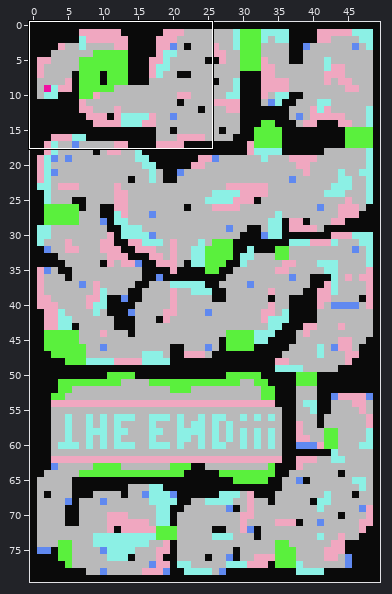
Tiled map -- Assets/maps/map1.tmx. Above: a wide view before the commit, with the close-up outlined.
Close-up. Before the commit:
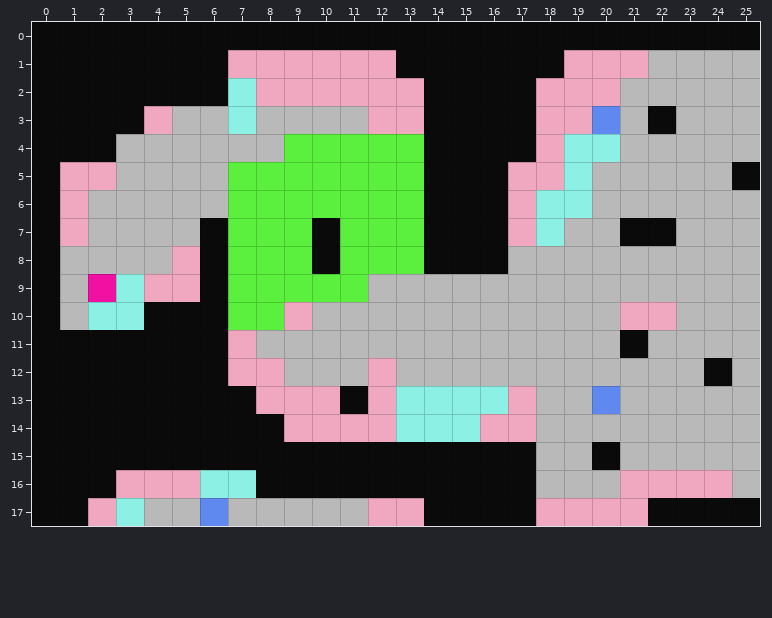
Cells are 32x32 px. Shown: x 0..25, y 0..17. The commit also changed other parts of the map, which this record leaves out.
The same view after the edit:
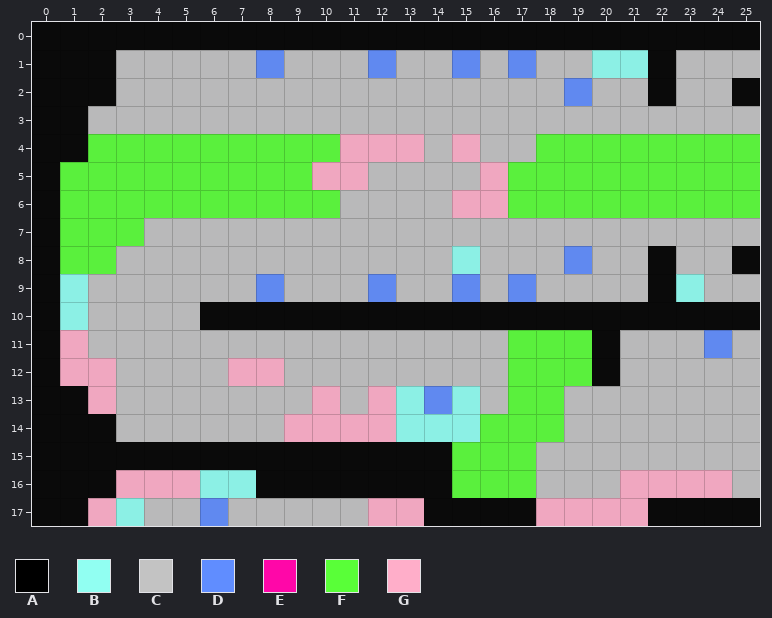
Key: from "tiles": A 0, B 1, C 2, D 3, E 4, F 6, G 7.
_ is an empty cell.
Changes in this commit:
Layer "Tile Layer 1":
Tile C gives way to tile A in row 1 at x 22; in row 2 at x 22 and 25; in row 8 at x 22 and 25; in row 9 at x 22; in row 10 at x 10 to 20 and 23 to 25; in rows 11 to 12 at x 20.
Tile F gives way to tile A in row 10 at x 7 to 8.
Tile G gives way to tile A in row 10 at x 9 and 21 to 22.
Tile A gives way to tile B in row 8 at x 15.
Tile C gives way to tile B in row 9 at x 1 and 23; in row 10 at x 1.
Tile G gives way to tile B in row 1 at x 20 to 21.
Tile A gives way to tile C in row 1 at x 3 to 6, 13 to 14, 16 and 18; in row 2 at x 3 to 6 and 14 to 17; in row 3 at x 2 to 3, 14 to 17 and 22; in row 4 at x 14 and 16 to 17; in row 5 at x 14 to 15; in row 6 at x 14.
Tile A gives way to tile C in row 7 at x 6, 10, 14 to 16 and 21 to 22; in row 8 at x 6, 10, 14 and 16; in row 9 at x 6; in row 10 at x 4 to 5; in row 11 at x 2 to 6 and 21; in row 12 at x 3 to 6 and 24.
Tile A gives way to tile C in row 13 at x 3 to 7 and 11; in row 14 at x 3 to 8; in row 15 at x 20.
Tile B gives way to tile C in rows 2 to 3 at x 7; in row 7 at x 18; in row 9 at x 3; in row 10 at x 2 to 3; in row 13 at x 16.
Tile D gives way to tile C in row 3 at x 20; in row 13 at x 20.
Tile E gives way to tile C in row 9 at x 2.
Tile F gives way to tile C in row 5 at x 12 to 13; in row 6 at x 11 to 13; in rows 7 to 8 at x 7 to 9 and 11 to 13; in row 9 at x 7 and 9 to 11.
Tile G gives way to tile C in row 1 at x 7, 9 to 11 and 19; in row 2 at x 8 to 13, 18 and 20; in row 3 at x 4, 12 to 13 and 18 to 19; in row 7 at x 17; in row 8 at x 5; in row 9 at x 4 to 5.
Tile G gives way to tile C in row 11 at x 7; in row 12 at x 12; in row 13 at x 8 to 9.
Tile A gives way to tile D in row 1 at x 15 and 17.
Tile B gives way to tile D in row 13 at x 14.
Tile C gives way to tile D in row 8 at x 19; in row 9 at x 12, 15 and 17; in row 11 at x 24.
Tile F gives way to tile D in row 9 at x 8.
Tile G gives way to tile D in row 1 at x 8 and 12; in row 2 at x 19.
Tile A gives way to tile F in row 4 at x 2; in row 5 at x 25; in rows 15 to 16 at x 15 to 17.
Tile B gives way to tile F in row 4 at x 19 to 20; in row 5 at x 19; in row 6 at x 18 to 19.
Tile C gives way to tile F in row 4 at x 3 to 8 and 21 to 25; in row 5 at x 3 to 6 and 20 to 24; in row 6 at x 2 to 6 and 20 to 25; in row 7 at x 2 to 3; in row 8 at x 1 to 2; in rows 11 to 12 at x 17 to 19.
Tile C gives way to tile F in rows 13 to 14 at x 18.
Tile G gives way to tile F in row 4 at x 18; in row 5 at x 1 to 2 and 17 to 18; in row 6 at x 1 and 17; in row 7 at x 1; in row 13 at x 17; in row 14 at x 16 to 17.
Tile A gives way to tile G in row 4 at x 15; in row 5 at x 16; in row 6 at x 15 to 16; in row 11 at x 1; in row 12 at x 1 to 2; in row 13 at x 2.
Tile F gives way to tile G in row 4 at x 11 to 13; in row 5 at x 10 to 11.
Changed places in both close-ups, as pixel boxes (x1, y1, x2, y2):
changed: (60, 50, 760, 498)
